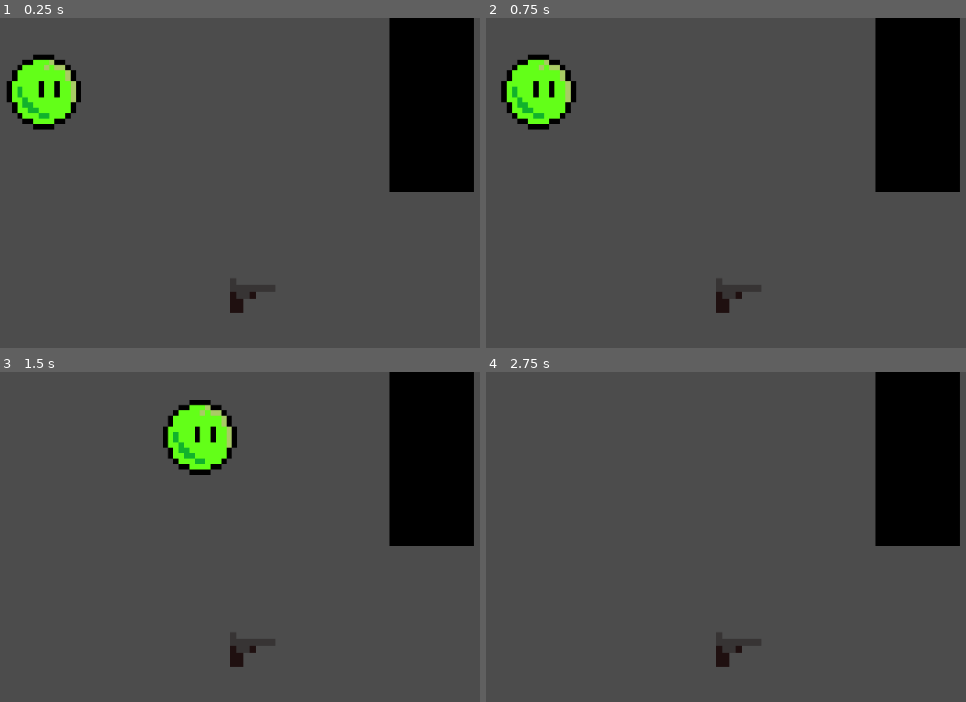
Above: before the commit, frames 1-4 (two rows, left to right).
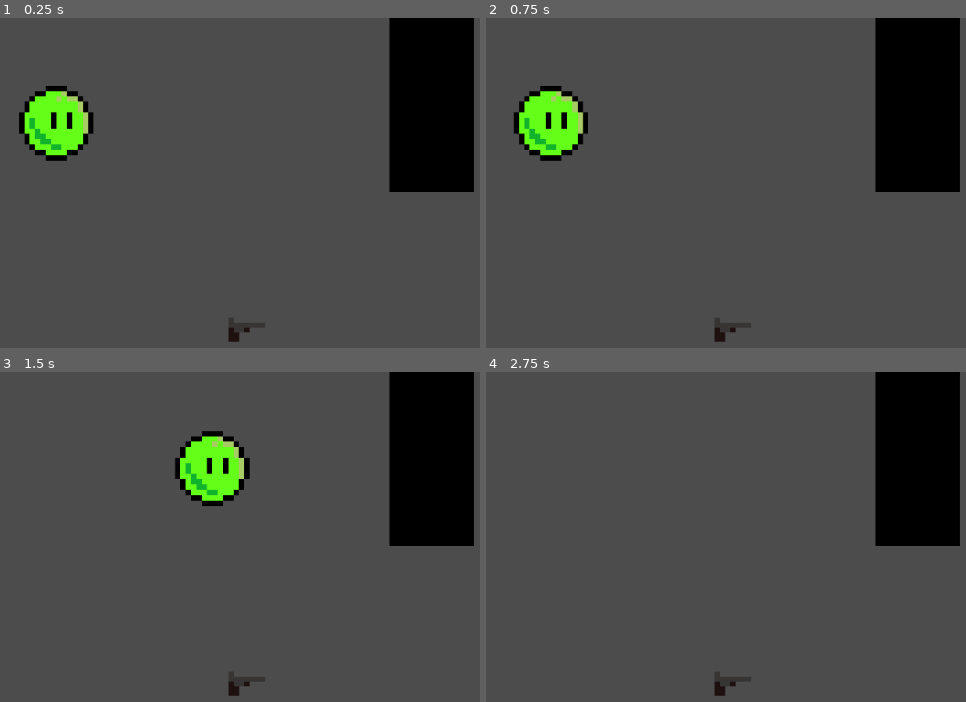
Above: after the commit, the same moments.

Repository: Daniel-control/Surfing-Game
Game: Godot game, scene res://World.tscn
Two runs of this game, one before a commit and one after it. Both use one fixed random seed, a clock stepped at 60 frames per second and the inputs below.
Inputs (mouse positions are in pixels of both pictures, inside the frame that each line leads up to):
- Up to frame 1 (0.25 s): no input
- Up to frame 2 (0.75 s): tap Enter at 0.5 s; move the mouse to (outside the picture) at 0.52 s; hold D (right) from 0.53 s (still down)
- Up to frame 3 (1.5 s): move the mouse to (225, 629) at 1.27 s; release D (right) at 1.28 s; hold W (down) from 1.28 s (still down)
- Up to frame 4 (2.75 s): move the mouse to (951, 504) at 2.02 s; release W (down) at 2.03 s; hold D (right) from 2.03 s (still down)

The runs differ from the first frame. In frame 1, 3.9% of the frame differs, in the area x 1-54%, y 11-99%; in frame 2, 3.9%; in frame 3, 3.9%, in the area x 33-54%, y 8-99%; in frame 4, 0.3%.

Commit message:
Patch 0.5 (Fixing the Gun)

Diff:
--- a/Surfing Game/Gun.gd
+++ b/Surfing Game/Gun.gd
@@ -1,10 +1,17 @@
 extends Area2D
 
-var same_gun = "no"
+var always_true = true
+var is_on_hand = false
 
 func _on_Gun_body_entered(body):
-	if body.name == "Player":
-		var same_gun = "yes"
-		while same_gun == "yes":
-			var player_pos = get_position()
-			print(player_pos)
+		if body.name == "Player":
+			while always_true == true:
+				var player_pos = get_parent().get_node("Player").position
+				set_position(player_pos)
+				is_on_hand = true
+				yield(get_tree(), "idle_frame")
+
+func _process(delta):
+	if is_on_hand == true:
+		var mouse_pos = get_local_mouse_position()
+		rotation += mouse_pos.angle() * 0.1
--- a/Surfing Game/Player.tscn
+++ b/Surfing Game/Player.tscn
@@ -7,15 +7,15 @@
 radius = 47.7301
 
 [node name="Player" type="KinematicBody2D"]
-position = Vector2( 73.608, 97.4844 )
+position = Vector2( 120.262, 151.62 )
 collision_layer = 2
 script = ExtResource( 2 )
 
 [node name="Sprite" type="Sprite" parent="."]
-position = Vector2( 1.40753, 1.36615 )
+position = Vector2( -29.4014, -12.7179 )
 scale = Vector2( 0.213139, 0.214274 )
 texture = ExtResource( 1 )
 
 [node name="CollisionShape2D" type="CollisionShape2D" parent="."]
-position = Vector2( 5.05252, -2.26801 )
+position = Vector2( -24.8762, -16.3521 )
 shape = SubResource( 1 )
--- a/Surfing Game/World.tscn
+++ b/Surfing Game/World.tscn
@@ -13,7 +13,7 @@
 extents = Vector2( 54.6299, 129.539 )
 
 [sub_resource type="RectangleShape2D" id=3]
-extents = Vector2( 41.3133, 30.0422 )
+extents = Vector2( 27.0981, 20.6729 )
 
 [node name="World" type="Node2D"]
 position = Vector2( -1.74002, -0.723267 )
@@ -34,15 +34,15 @@
 shape = SubResource( 2 )
 
 [node name="Gun" type="Area2D" parent="."]
-position = Vector2( 334.819, 372.129 )
+position = Vector2( 314.874, 399.83 )
 script = ExtResource( 3 )
 
 [node name="Sprite" type="Sprite" parent="Gun"]
-position = Vector2( 15.1951, -29.0377 )
-scale = Vector2( 0.259647, 0.275479 )
+position = Vector2( 26.8296, -8.53918 )
+scale = Vector2( 0.209872, 0.191078 )
 texture = ExtResource( 4 )
 
 [node name="CollisionShape2D" type="CollisionShape2D" parent="Gun"]
-position = Vector2( 12.1652, -15.3495 )
+position = Vector2( 22.1375, 0.163013 )
 shape = SubResource( 3 )
 [connection signal="body_entered" from="Gun" to="Gun" method="_on_Gun_body_entered"]
Not shown, changed: Surfing Game/.mono/metadata/ide_server_meta.txt
